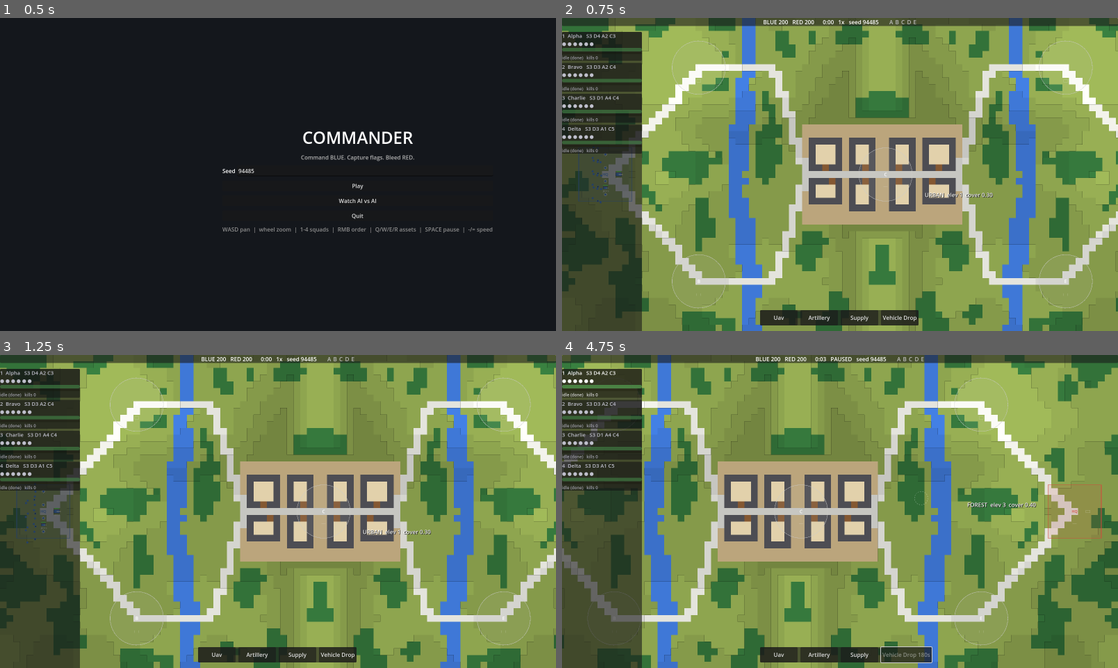
Above: before the commit, frames 1-4 (two rows, left to right).
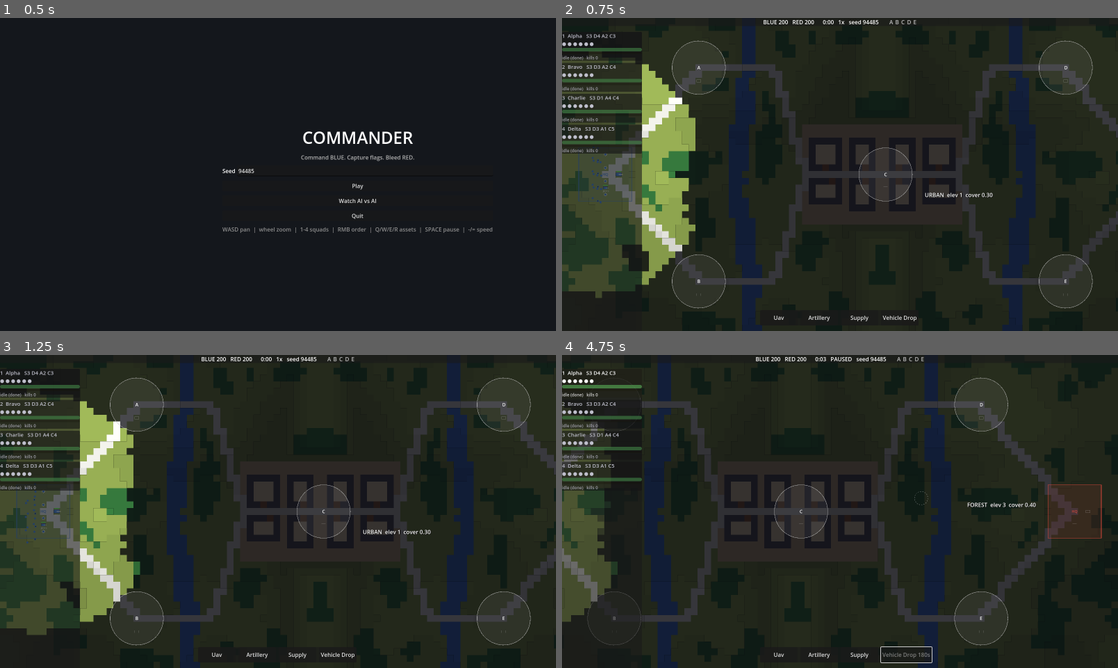
Above: after the commit, the same moments.

Repository: phd1992/bf2-commander
Game: Godot game, scene res://scenes/main.tscn
Two runs of this game, one before a commit and one after it. Both use one fixed random seed, a clock stepped at 60 frames per second and the inputs below.
Inputs (mouse positions are in pixels of both pictures, inside the frame that each line leads up to):
- Up to frame 1 (0.5 s): no input
- Up to frame 2 (0.75 s): click "Play" at 0.5 s
- Up to frame 3 (1.25 s): no input
- Up to frame 4 (4.75 s): click "Uav" at 1.25 s; click "Artillery" at 2 s; click "Supply" at 2.75 s; click "Vehicle Drop" at 3.5 s; tap Enter at 4.25 s; move the mouse to (962, 495) at 4.27 s; hold D from 4.28 s (still down); tap 1 at 4.35 s; click (962, 495) at 4.42 s; tap Space at 4.52 s

Frame 1 is identical in both runs. In frame 2, 82% of the frame differs, in the area x 0-100%, y 0-100%; in frame 3, 81%; in frame 4, 90%.

Commit message:
M7: Fog and intel
Fog overlay with never-seen / seen-before / seen-now states computed by
shadow-casting rays, contact reports with Comms delay and persistence,
enemy units hidden unless spotted, contacts drawn with age fade. Test 13.

Co-Authored-By: Claude Fable 5.1 <noreply@anthropic.com>
Claude-Session: https://claude.ai/code/session_01CWssav9aYDVYeDeoHepcq3

Diff:
--- /dev/null
+++ b/render/fog_layer.gd
@@ -0,0 +1,48 @@
+extends Node2D
+## Fog of war overlay for the player's team: never seen = dark, seen before
+## but not now = dim, currently seen = clear. Elevation and buildings stay
+## visible underneath (it's a map); only the dimming changes.
+
+const PX := float(Balance.CELL_PX)
+const NEVER_SEEN := Color(0.02, 0.02, 0.05, 0.78)
+const SEEN_BEFORE := Color(0.05, 0.05, 0.1, 0.42)
+
+var _last_time := -1.0
+
+
+func _process(_delta: float) -> void:
+	var w: World = Sim.world
+	if w == null:
+		return
+	if Sim.ai_vs_ai:
+		visible = false
+		return
+	visible = true
+	if w.fog.update_cell_vision(Sim.player_team) or w.time != _last_time and w.time < 0.2:
+		_last_time = w.time
+		queue_redraw()
+
+
+func _draw() -> void:
+	var w: World = Sim.world
+	if w == null:
+		return
+	var g := w.grid
+	var now := w.fog.cell_seen_now
+	var ever := w.fog.cell_seen_ever
+	# Draw runs of identical cells per row to keep draw calls down.
+	for y in g.H:
+		var x := 0
+		while x < g.W:
+			var i := y * g.W + x
+			var state := 2 if now[i] == 1 else (1 if ever[i] == 1 else 0)
+			var x0 := x
+			while x < g.W:
+				var j := y * g.W + x
+				var st := 2 if now[j] == 1 else (1 if ever[j] == 1 else 0)
+				if st != state:
+					break
+				x += 1
+			if state == 2:
+				continue
+			draw_rect(Rect2(x0 * PX, y * PX, (x - x0) * PX, PX), NEVER_SEEN if state == 0 else SEEN_BEFORE)
--- a/scenes/game.tscn
+++ b/scenes/game.tscn
@@ -1,7 +1,8 @@
-[gd_scene load_steps=7 format=3]
+[gd_scene load_steps=8 format=3]
 
 [ext_resource type="Script" path="res://scenes/game.gd" id="1_game"]
 [ext_resource type="Script" path="res://render/terrain_layer.gd" id="2_terrain"]
+[ext_resource type="Script" path="res://render/fog_layer.gd" id="2_fog"]
 [ext_resource type="Script" path="res://render/units_layer.gd" id="3_units"]
 [ext_resource type="Script" path="res://render/effects_layer.gd" id="3_effects"]
 [ext_resource type="Script" path="res://render/camera.gd" id="3_camera"]
@@ -12,6 +13,9 @@
 
 [node name="TerrainLayer" type="Node2D" parent="."]
 script = ExtResource("2_terrain")
+
+[node name="FogLayer" type="Node2D" parent="."]
+script = ExtResource("2_fog")
 
 [node name="UnitsLayer" type="Node2D" parent="."]
 script = ExtResource("3_units")
--- /dev/null
+++ b/tests/test_fog.gd
@@ -0,0 +1,139 @@
+extends TestCase
+## Test 13: fog of war spotting rules and Comms-delayed contacts.
+
+const T := Balance.Terrain
+
+
+func _pair(w: World, blue_pos: Vector2, red_pos: Vector2, red_stats: Array = [3, 3, 3, 3], blue_stats: Array = [3, 3, 3, 3]) -> Array:
+	var b := w.create_squad(Balance.Team.BLUE, "B", blue_stats, blue_pos)
+	var r := w.create_squad(Balance.Team.RED, "R", red_stats, red_pos)
+	for s in [b, r]:
+		for i in range(1, 6):
+			s.members[i].state = Balance.MemberState.DEAD
+		s.refresh_leader()
+		w.give_order(s, Balance.Order.HOLD, Vector2i(-1, -1), null, null, 0.0)
+	return [b, r]
+
+
+func test_forest_concealment() -> void:
+	var w := World.new()
+	w.setup_blank(1, 60, 40, T.OPEN)
+	w.grid.fill_rect(30, 0, 10, 40, T.FOREST)
+	var pair := _pair(w, Vector2(24.5, 20.5), Vector2(32.5, 20.5))   # 8 cells
+	var red_unit: Member = pair[1].leader
+	w.step(Balance.TICK)
+	check(not w.fog.is_visible_to(Balance.Team.BLUE, red_unit), "unit in FOREST is unseen at 8 cells")
+	check(w.fog.is_visible_to(Balance.Team.RED, pair[0].leader), "but it sees the BLUE soldier in the open")
+	pair[0].leader.pos = Vector2(27.5, 20.5)   # 5 cells
+	w.step(Balance.TICK)
+	check(w.fog.is_visible_to(Balance.Team.BLUE, red_unit), "seen at 5 cells")
+
+
+func test_firing_reveals() -> void:
+	var w := World.new()
+	w.setup_blank(1, 60, 40, T.OPEN)
+	w.grid.fill_rect(30, 0, 10, 40, T.FOREST)
+	var pair := _pair(w, Vector2(17.5, 20.5), Vector2(32.5, 20.5))   # 15 cells
+	var red_unit: Member = pair[1].leader
+	w.step(Balance.TICK)
+	check(not w.fog.is_visible_to(Balance.Team.BLUE, red_unit), "unseen at 15 cells in forest")
+	red_unit.last_shot_time = w.time
+	w.step(Balance.TICK)
+	check(w.fog.is_visible_to(Balance.Team.BLUE, red_unit), "firing reveals it at 15 cells")
+	run_seconds(w, Balance.FLASH_S + 0.2)
+	check(not w.fog.is_visible_to(Balance.Team.BLUE, red_unit), "flash fades after 3 s")
+
+
+func test_open_spot_ranges() -> void:
+	var w := World.new()
+	w.setup_blank(1, 60, 40, T.OPEN)
+	var pair := _pair(w, Vector2(10.5, 20.5), Vector2(24.5, 20.5))   # 14 cells
+	w.step(Balance.TICK)
+	check(w.fog.is_visible_to(Balance.Team.BLUE, pair[1].leader), "infantry seen at 14 cells in the open")
+	pair[1].leader.pos = Vector2(25.5, 20.5)   # 15 cells
+	w.step(Balance.TICK)
+	check(not w.fog.is_visible_to(Balance.Team.BLUE, pair[1].leader), "not at 15")
+	# vehicles are loud: spotted at 16 even in forest
+	w.grid.fill_rect(26, 0, 6, 40, T.FOREST)
+	var jeep := w.spawn_vehicle("JEEP", Balance.Team.RED, Vector2(26.5, 20.5))   # 16 cells
+	w.step(Balance.TICK)
+	check(w.fog.is_visible_to(Balance.Team.BLUE, jeep), "vehicle spotted at 16 cells in forest")
+	jeep.pos = Vector2(27.5, 20.5)
+	w.step(Balance.TICK)
+	check(not w.fog.is_visible_to(Balance.Team.BLUE, jeep), "not at 17")
+
+
+func test_los_blocks_spotting() -> void:
+	var w := World.new()
+	w.setup_blank(1, 60, 40, T.OPEN)
+	for y in range(0, 40):
+		w.grid.set_terrain(Vector2i(20, y), T.WALL)
+	var pair := _pair(w, Vector2(15.5, 20.5), Vector2(25.5, 20.5))
+	w.step(Balance.TICK)
+	check(not w.fog.is_visible_to(Balance.Team.BLUE, pair[1].leader), "wall blocks spotting")
+	w.grid.set_terrain(Vector2i(20, 20), T.RUBBLE)
+	w.step(Balance.TICK)
+	check(w.fog.is_visible_to(Balance.Team.BLUE, pair[1].leader), "rubble lets the spotter see through")
+
+
+func test_contact_comms_delay_and_persistence() -> void:
+	var w := World.new()
+	w.setup_blank(1, 60, 40, T.OPEN)
+	# BLUE squad with Comms 2: delay 4 s, persists 8 s after last seen
+	var pair := _pair(w, Vector2(10.5, 20.5), Vector2(20.5, 20.5), [3, 3, 3, 3], [3, 3, 4, 2])
+	var red_unit: Member = pair[1].leader
+	w.step(Balance.TICK)
+	check_eq(w.fog.revealed_contacts(Balance.Team.BLUE, w.time).size(), 0, "no commander contact yet")
+	run_seconds(w, 3.8)
+	check_eq(w.fog.revealed_contacts(Balance.Team.BLUE, w.time).size(), 0, "still hidden before 4 s")
+	run_seconds(w, 0.3)
+	var contacts := w.fog.revealed_contacts(Balance.Team.BLUE, w.time)
+	check_eq(contacts.size(), 1, "contact revealed after the Comms delay")
+	check(contacts.size() == 1 and contacts[0]["unit"] == red_unit, "it is the RED soldier")
+	# break line of sight: the contact persists then fades
+	red_unit.pos = Vector2(50.5, 20.5)
+	w.step(Balance.TICK)
+	check(not w.fog.is_visible_to(Balance.Team.BLUE, red_unit), "no longer seen")
+	run_seconds(w, 7.5)
+	check_eq(w.fog.revealed_contacts(Balance.Team.BLUE, w.time).size(), 1, "persists 8 s after last seen")
+	run_seconds(w, 1.0)
+	check_eq(w.fog.revealed_contacts(Balance.Team.BLUE, w.time).size(), 0, "faded")
+	# RED (Comms 3) keeps its contact on the BLUE soldier for 10 s after last seen
+	check_eq(w.fog.revealed_contacts(Balance.Team.RED, w.time).size(), 1, "RED contact still persists at 8.6 s")
+	run_seconds(w, 1.6)
+	check_eq(w.fog.revealed_contacts(Balance.Team.RED, w.time).size(), 0, "RED contact faded after 10 s")
+
+
+func test_best_delay_wins() -> void:
+	var w := World.new()
+	w.setup_blank(1, 60, 40, T.OPEN)
+	var slow := w.create_squad(Balance.Team.BLUE, "slow", [3, 3, 5, 1], Vector2(10.5, 20.5))   # delay 5
+	var fast := w.create_squad(Balance.Team.BLUE, "fast", [3, 3, 1, 5], Vector2(10.5, 26.5))   # delay 1
+	var red := w.create_squad(Balance.Team.RED, "R", [3, 3, 3, 3], Vector2(20.5, 23.5))
+	for s in [slow, fast, red]:
+		w.give_order(s, Balance.Order.HOLD, Vector2i(-1, -1), null, null, 0.0)
+	run_seconds(w, 1.2)
+	check(w.fog.revealed_contacts(Balance.Team.BLUE, w.time).size() > 0, "the Comms-5 squad's report arrives after 1 s")
+
+
+func test_cell_vision_states() -> void:
+	var w := World.new()
+	w.setup_blank(1, 60, 40, T.OPEN)
+	for y in range(0, 40):
+		w.grid.set_terrain(Vector2i(20, y), T.WALL)
+	var b := w.create_squad(Balance.Team.BLUE, "B", [3, 3, 3, 3], Vector2(10.5, 20.5))
+	w.give_order(b, Balance.Order.HOLD, Vector2i(-1, -1), null, null, 0.0)
+	w.step(Balance.TICK)
+	w.fog.update_cell_vision(Balance.Team.BLUE, true)
+	var g := w.grid
+	check_eq(w.fog.cell_seen_now[g.idx(12, 20)], 1, "nearby open cell seen")
+	check_eq(w.fog.cell_seen_now[g.idx(25, 20)], 0, "cell behind the wall unseen")
+	check_eq(w.fog.cell_seen_now[g.idx(10, 38)], 0, "cell beyond spot range unseen")
+	# move away: the first cell becomes 'seen before'
+	for m in b.members:
+		m.pos = Vector2(10.5, 5.5)
+	w.step(Balance.TICK)
+	w.fog.update_cell_vision(Balance.Team.BLUE, true)
+	check_eq(w.fog.cell_seen_now[g.idx(12, 20)], 0, "no longer seen now")
+	check_eq(w.fog.cell_seen_ever[g.idx(12, 20)], 1, "but remembered as seen")
+	check_eq(w.fog.cell_seen_ever[g.idx(25, 20)], 0, "never-seen cell stays unknown")
Not shown, added: render/fog_layer.gd.uid
Not shown, added: tests/test_fog.gd.uid
Not shown, changed: PROGRESS.md
